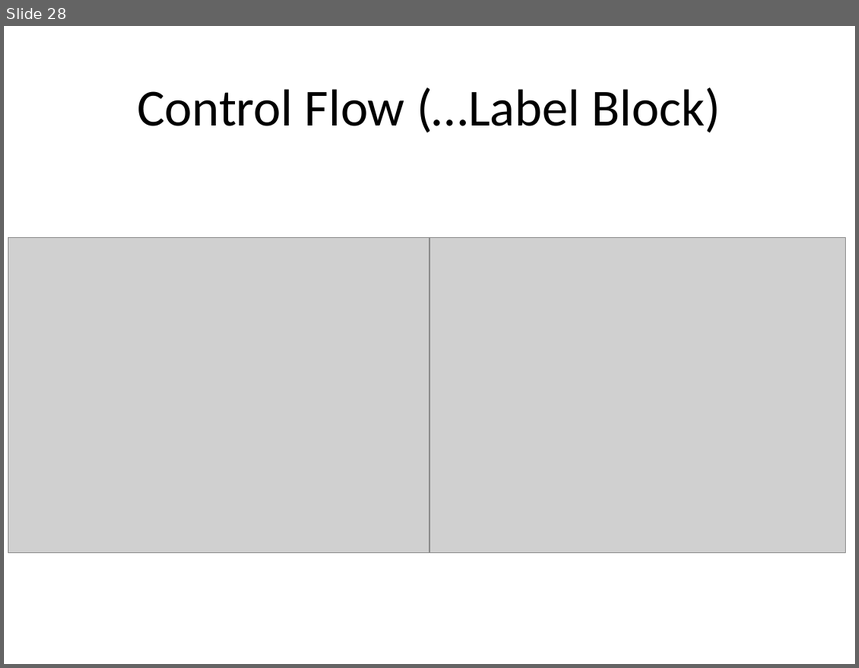
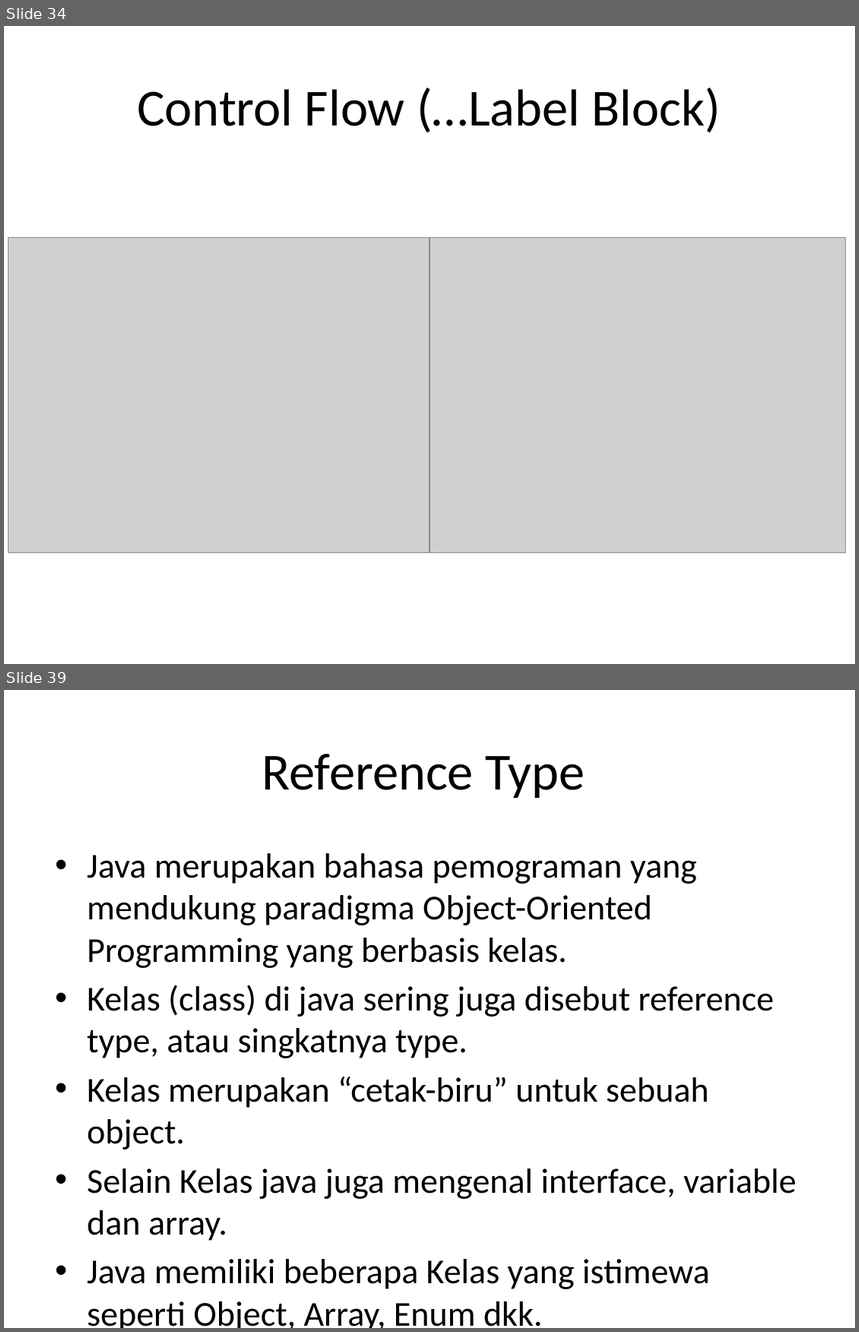
Before and after one commit to milhcbt/oot-aide, a slide deck: src/main/resources/Dasar-Dasar Pemograman Java.pptx. Shown one above the other, each under a label of ours: slide 28 before the commit, slides 34 and 39 after it; the slides between them are not shown. The pictures are 859x668 and 859x1332 pixels, drawn with LibreOffice and Linux fonts; fonts in the diff are those of the drawing; grey boxes stand for pictures. Boxes give left, top, right and bottom in pixels: in the first picture for what was removed or moved away, otherwise in the second. Text is boxed around its words. In the diff, an @@ line names an element or a change of style, - is before the commit and + after.

```diff
--- a/src/main/resources/Dasar-Dasar Pemograman Java.pptx
+++ b/src/main/resources/Dasar-Dasar Pemograman Java.pptx
@@ slide 39 added at (4,690,855,1328), background #FFFFFF @@
@@ title added at (262,754,585,798), 44 pt, text #000000 @@
+Reference Type
@@ text added at (87,853,796,1328), 29.6 pt, text #000000 @@
+• Java merupakan bahasa pemograman yang mendukung paradigma Object-Oriented Programming yang berbasis kelas.
+• Kelas (class) di java sering juga disebut reference type, atau singkatnya type.
+• Kelas merupakan “cetak-biru” untuk sebuah object.
+• Selain Kelas java juga mengenal interface, variable dan array.
+• Java memiliki beberapa Kelas yang istimewa seperti Object, Array, Enum dkk.
@@ what was slide 28 is now slide 34 @@
```
Also in this commit, not shown: 3 slides changed, 11 other slides added.
